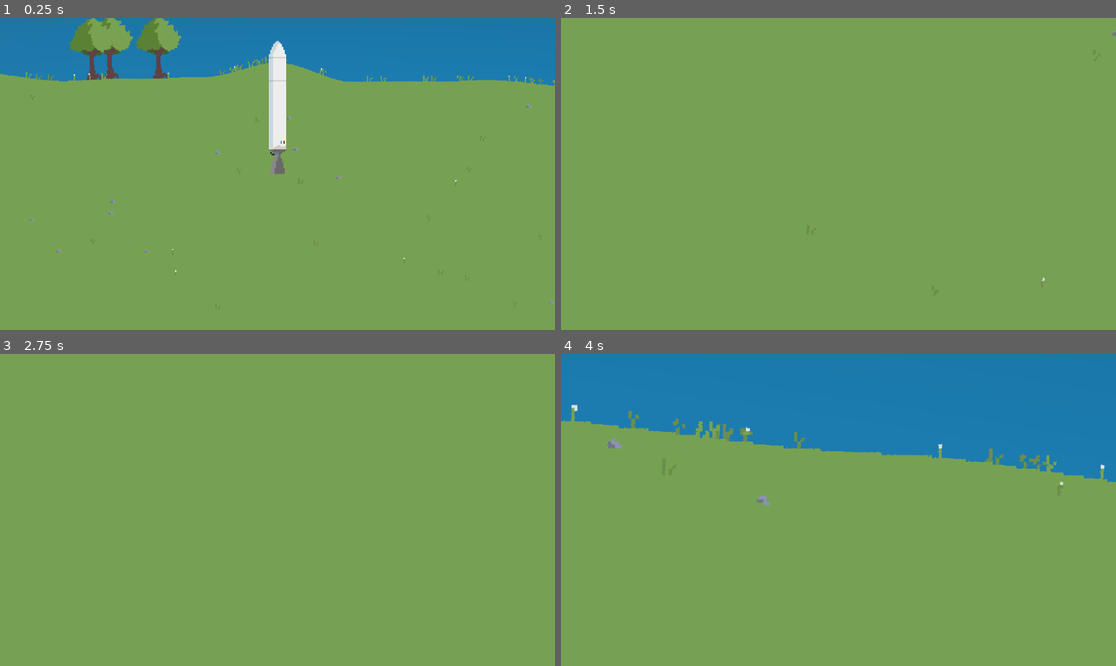
Above: before the commit, frames 1-4 (two rows, left to right).
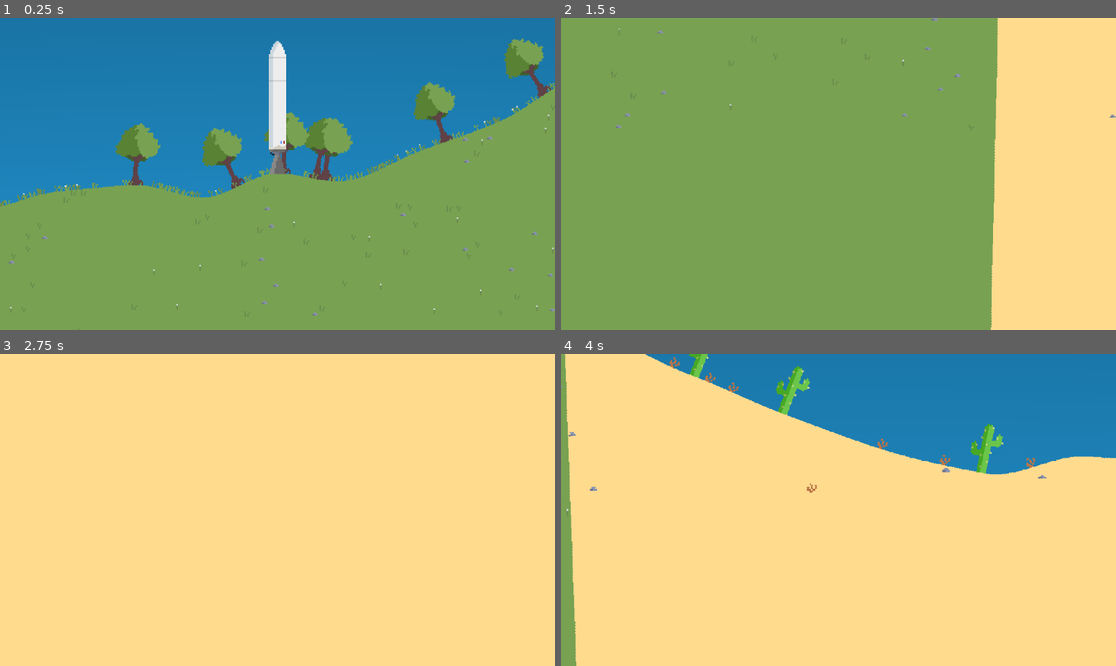
Above: after the commit, the same moments.

Repository: MaitreRenard18/Renard-space-program
Game: Godot game, scene res://scenes/solar_system.tscn
Two runs of this game, one before a commit and one after it. Both use one fixed random seed, a clock stepped at 60 frames per second and the inputs below. The project has no main scene, so this scene is started directly.
Inputs:
- Up to frame 1 (0.25 s): no input
- Up to frame 2 (1.5 s): tap Enter at 0.5 s; hold D (right) 0.53-1.28 s; hold E (zoom_up) 0.53-1.28 s; hold S (down) from 1.28 s (still down); tap E (zoom_up) at 1.35 s
- Up to frame 3 (2.75 s): release S (down) at 2.03 s; hold D (right) from 2.03 s (still down); hold E (zoom_up) from 2.03 s (still down)
- Up to frame 4 (4 s): tap Space at 2.75 s; release D (right) at 2.78 s; release E (zoom_up) at 2.78 s; hold W (up) 2.78-3.53 s; tap E (zoom_up) at 2.85 s; hold A (left) from 3.53 s (still down); hold E (zoom_up) from 3.53 s (still down)

The runs differ from the first frame. In frame 1, 30% of the frame differs, in the area x 0-100%, y 0-96%; in frame 2, 22%; in frame 3, 100%, in the area x 0-100%, y 0-100%; in frame 4, 79%.

Commit message:
Biomes

Diff:
--- a/scenes/planet.tscn
+++ b/scenes/planet.tscn
@@ -1,20 +1,17 @@
-[gd_scene load_steps=5 format=3 uid="uid://b8htqe1fqofi2"]
+[gd_scene load_steps=2 format=3 uid="uid://b8htqe1fqofi2"]
 
 [ext_resource type="Script" path="res://scripts/planet_generator.gd" id="1_7g3my"]
-[ext_resource type="Shader" path="res://shaders/planet_shadow.gdshader" id="2_wbfuk"]
-[ext_resource type="Texture2D" uid="uid://rxoe1ac76jjh" path="res://assets/white_pixel.png" id="3_ys64d"]
-
-[sub_resource type="ShaderMaterial" id="ShaderMaterial_qn2pa"]
-shader = ExtResource("2_wbfuk")
-shader_parameter/sun_position = Vector2(0, 1)
 
 [node name="Planet" type="Node2D"]
 position = Vector2(0, 277.997)
 script = ExtResource("1_7g3my")
 noise_strenght = 0.05
 noise_frequency = 16.0
+biome_frequency = 16
 vertex_count = 1024
 radius = 256.0
+grass_density = 0.1
+tree_density = 0.01
 
 [node name="AnimatableBody2D" type="AnimatableBody2D" parent="."]
 
@@ -22,10 +19,3 @@
 visible = false
 build_mode = 1
 polygon = PackedVector2Array(267.822, 0, 267.819, -1.64334, 267.81, -3.28669, 267.795, -4.93006, 267.773, -6.57346, 267 …(19145 unchanged characters)…
-
-[node name="Polygon2D" type="Polygon2D" parent="."]
-texture_repeat = 2
-material = SubResource("ShaderMaterial_qn2pa")
-color = Color(0.470588, 0.635294, 0.321569, 1)
-texture = ExtResource("3_ys64d")
-texture_scale = Vector2(2, 2)
--- a/scenes/solar_system.tscn
+++ b/scenes/solar_system.tscn
@@ -9,16 +9,17 @@
 
 [node name="Planet" parent="." instance=ExtResource("1_ip36i")]
 z_index = -2
-rotation = 0.785398
 noise_strenght = 0.01
 noise_frequency = 256.0
+biome_frequency = 32
 vertex_count = 25000
 radius = 4096.0
-grass_density = 0.1
-tree_density = 0.01
+grass_density = 0.3
+tree_density = 0.02
 
-[node name="CharacterBody2D" type="CharacterBody2D" parent="."]
+[node name="CharacterBody2D" type="CharacterBody2D" parent="." node_paths=PackedStringArray("planet")]
 script = ExtResource("2_rkyqd")
+planet = NodePath("../Planet")
 
 [node name="Camera2D" type="Camera2D" parent="CharacterBody2D"]
 ignore_rotation = false
--- a/scripts/circular_noise.gd
+++ b/scripts/circular_noise.gd
@@ -9,7 +9,7 @@
 	seed(noise_seed)
 	step = (2 * PI) / frequency
 
-	for i in range(frequency):
+	for i in range(max(frequency, 1)):
 		var rand_float = randf()
 		points.append(rand_float)
 
--- a/scripts/freecam.gd
+++ b/scripts/freecam.gd
@@ -1,9 +1,13 @@
 extends CharacterBody2D
 
 @export var speed := 10
-
+@export var planet: Node2D;
 
 func _process(_delta):
+	if planet:
+		var relative_position = position - planet.position
+		rotation = -atan2(relative_position.x, relative_position.y) + PI
+
 	# Camera movement
 	var direction = Vector2(0, 0)
 
@@ -19,10 +23,11 @@
 	elif Input.is_action_pressed("left"):
 		direction.x = -1
 
-	position += direction.normalized() * speed
+	position += direction.normalized().rotated(rotation) * speed
 
 	if Input.is_action_pressed("zoom_up"):
-		$Camera2D.zoom += Vector2(0.05, 0.05)
+		$Camera2D.zoom += Vector2(0.01, 0.01)
 
 	if Input.is_action_pressed("zoom_down"):
-		$Camera2D.zoom -= Vector2(0.05, 0.05)
+		if $Camera2D.zoom.x > 0.02 and $Camera2D.zoom.y > 0.02:
+			$Camera2D.zoom -= Vector2(0.01, 0.01)
--- a/scripts/planet_generator.gd
+++ b/scripts/planet_generator.gd
@@ -5,6 +5,7 @@
 @export var noise_strenght: float
 @export var noise_frequency: float
 @export var noise_seed: int
+@export var biome_frequency: int
 
 @export_category("Generation Settings")
 @export var vertex_count: int
@@ -33,12 +34,30 @@
 	preload("res://assets/environnement/small_variations/rock_01.png")
 ]
 
+var small_desert_textures: Array = [
+	preload("res://assets/environnement/small_variations/dead_bush.png"),
+	preload("res://assets/environnement/small_variations/rock_01.png")
+]
+
+# Biomes
+var biomes: Dictionary = {
+	"grass": {
+		"color": Color(0.471, 0.635, 0.322, 1),
+	},
+	"desert": {
+		"color": Color(1, 0.86, 0.56, 1)
+	}
+}
+
 # Attributes
+var blank_texture = preload("res://assets/white_pixel.png")
+
 var atmosphere_shader: Resource = preload("res://shaders/atmosphere.gdshader")
+var planet_shadow_shader: Resource = preload("res://shaders/planet_shadow.gdshader")
 
 var circular_noise_0: CircularNoise
 var circular_noise_1: CircularNoise
-var montain_noise: CircularNoise
+var temperature_noise: CircularNoise
 
 # Functions
 func get_terrain_height(theta: float) -> float:
@@ -58,6 +77,53 @@
 	return Vector2(x, y)
 
 
+func create_polygon2d(color: Color) -> Polygon2D:
+	var polygon: Polygon2D = Polygon2D.new()
+
+	polygon.color = color
+	polygon.texture = blank_texture
+
+	polygon.set_polygon([Vector2(0, 0)])
+	polygon.set_uv([Vector2(0.5, 0.5)])
+	polygon.material = ShaderMaterial.new()
+	polygon.material.shader = planet_shadow_shader
+
+	add_child(polygon)
+	return polygon
+
+
+func place_sprite(texture: Texture, theta: float) -> void:
+	var sprite = Sprite2D.new()
+	sprite.texture = texture
+	sprite.rotation = (get_vertex_coordinates(theta) - get_vertex_coordinates(theta - (2 * PI) / vertex_count)).angle() + PI
+	sprite.position = get_vertex_coordinates(theta)
+	sprite.z_index = -1
+
+	add_child(sprite)
+
+
+func place_background_sprite(texture: Texture, theta: float) -> void:
+	var sprite = Sprite2D.new()
+	sprite.texture = texture
+	sprite.rotation = -theta - 3 * PI / 2
+
+	var depth: float = (1 - randf() / 10)
+	sprite.position = get_vertex_coordinates(theta) * (depth / 2 + 0.5)
+
+	sprite.scale = Vector2(depth, depth)
+	sprite.z_index = 1
+	add_child(sprite)
+
+
+func get_biome(theta: float) -> String:
+	var temperature: float = temperature_noise.get_noise(theta)
+
+	if temperature < 0.5:
+		return "grass"
+	else:
+		return "desert"
+
+
 func _ready():
 	# Get vertex count
 	vertex_count = max(vertex_count, 3)
@@ -67,61 +133,73 @@
 		noise_seed = randi_range(0, 2 ** 16)
 
 	# Create noises
-	circular_noise_0 = CircularNoise.new(noise_seed, noise_frequency / 4)
-	circular_noise_1 = CircularNoise.new(noise_seed, noise_frequency * 2)
+	seed(noise_seed)
+	circular_noise_0 = CircularNoise.new(randi(), noise_frequency / 4)
+	circular_noise_1 = CircularNoise.new(randi() , noise_frequency * 2)
+	temperature_noise = CircularNoise.new(randi(), biome_frequency)
 
 	# Generate planet geometry
 	var step: float = (2 * PI) / vertex_count
-	var polygon: PackedVector2Array = []
-	var uv: PackedVector2Array = []
-
-	for i in range(vertex_count + 1 / 2):
+
+	var current_biome: String = get_biome(0)
+	var current_polygon: Polygon2D = create_polygon2d(biomes[current_biome]["color"])
+
+	var global_polygon: PackedVector2Array = []
+	var polygon: PackedVector2Array = current_polygon.get_polygon()
+	var uv: PackedVector2Array = current_polygon.get_uv()
+
+	for i in range(vertex_count + 1 / 2 + 1):
 		# Get angle
 		var theta: float = i * step
 
 		# Get vertex and uv position
 		var vertex_position = get_vertex_coordinates(theta)
-		var uv_position = Vector2(vertex_position.x / (get_terrain_height(0) + get_terrain_height(PI)), vertex_position.y / (get_terrain_height(PI / 2) + get_terrain_height(3 * PI / 2)))
-		uv_position /= 2
-		uv_position += Vector2(.25, .25)
-
+		var uv_position = Vector2(vertex_position.x, vertex_position.y) / radius / 2 + Vector2(0.5, 0.5)
+
+		global_polygon.append(vertex_position)
 		polygon.append(vertex_position)
 		uv.append(uv_position)
 
-		# Add grass
-		if randf() < grass_density:
-			var grass = Sprite2D.new()
-			grass.texture = grass_textures[randi_range(0, grass_textures.size() - 1)]
-			grass.rotation = (vertex_position - polygon[i - 1]).angle() + PI
-			grass.position = vertex_position
-			grass.z_index = -1
-			add_child(grass)
-
-		# Add background grass
-		if randf() < grass_density:
-			var grass = Sprite2D.new()
-			grass.texture = small_grass_textures[randi_range(0, small_grass_textures.size() - 1)]
-			grass.rotation = -theta - 3 * PI / 2
-
-			var depth: float = (1 - randf() / 10)
-			grass.position = vertex_position * (depth / 2 + 0.5)
-
-			grass.scale = Vector2(depth, depth)
-			grass.z_index = 1
-			add_child(grass)
-
-		# Add trees
+		# Add folliage
 		if randf() < tree_density:
-			var tree = Sprite2D.new()
-			tree.texture = load("res://assets/environnement/tree.png")
-			tree.rotation = (vertex_position - polygon[i - 1]).angle() + PI
-			tree.position = vertex_position
-			tree.z_index = -1
-			add_child(tree)
-
-	$Polygon2D.set_polygon(polygon)
-	$Polygon2D.set_uv(uv)
-	$AnimatableBody2D/CollisionPolygon2D.set_polygon(polygon)
+			if current_biome == "grass":
+				place_sprite(load("res://assets/environnement/tree.png"), theta)
+			else:
+				place_sprite(load("res://assets/environnement/cactus.png"), theta)
+
+		if randf() < grass_density and current_biome == "grass":
+			place_sprite(grass_textures[randi_range(0, grass_textures.size() - 1)], theta)
+
+		elif randf() < grass_density / 10 and current_biome == "desert":
+			place_sprite(load("res://assets/environnement/dead_bush.png"), theta)
+
+		# Add background folliage
+		if randf() < grass_density and current_biome == "grass":
+			place_background_sprite(small_grass_textures[randi_range(0, small_grass_textures.size() - 1)], theta)
+
+		elif randf() < grass_density / 10 and current_biome == "desert":
+			place_background_sprite(small_desert_textures[randi_range(0, small_desert_textures.size() - 1)], theta)
+
+		# Get next biome
+		var biome: String = get_biome(theta + step)
+		if biome != current_biome:
+			current_polygon.set_polygon(polygon)
+			current_polygon.set_uv(uv)
+
+			current_biome = biome
+			current_polygon = create_polygon2d(biomes[current_biome]["color"])
+
+			polygon = current_polygon.get_polygon()
+			uv = current_polygon.get_uv()
+
+			polygon.append(vertex_position)
+			uv.append(uv_position)
+
+	current_polygon.set_polygon(polygon)
+	current_polygon.set_uv(uv)
+
+	# Set up collision
+	$AnimatableBody2D/CollisionPolygon2D.set_polygon(global_polygon)
 
 	# Set up atmosphere
 	var atmosphere = MeshInstance2D.new()
Binary file added: assets/environnement/cactus.png
Not shown, added: assets/environnement/cactus.png.import
Binary file added: assets/environnement/dead_bush.png
Not shown, added: assets/environnement/dead_bush.png.import
Binary file added: assets/environnement/small_variations/dead_bush.png
Not shown, added: assets/environnement/small_variations/dead_bush.png.import
